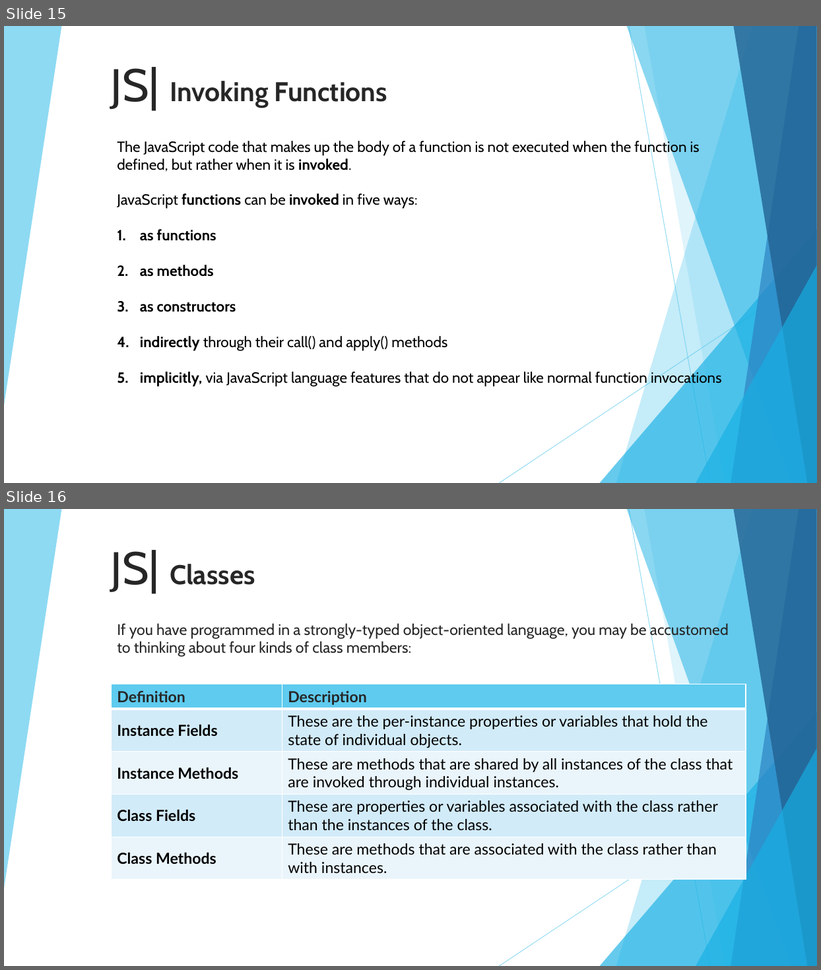
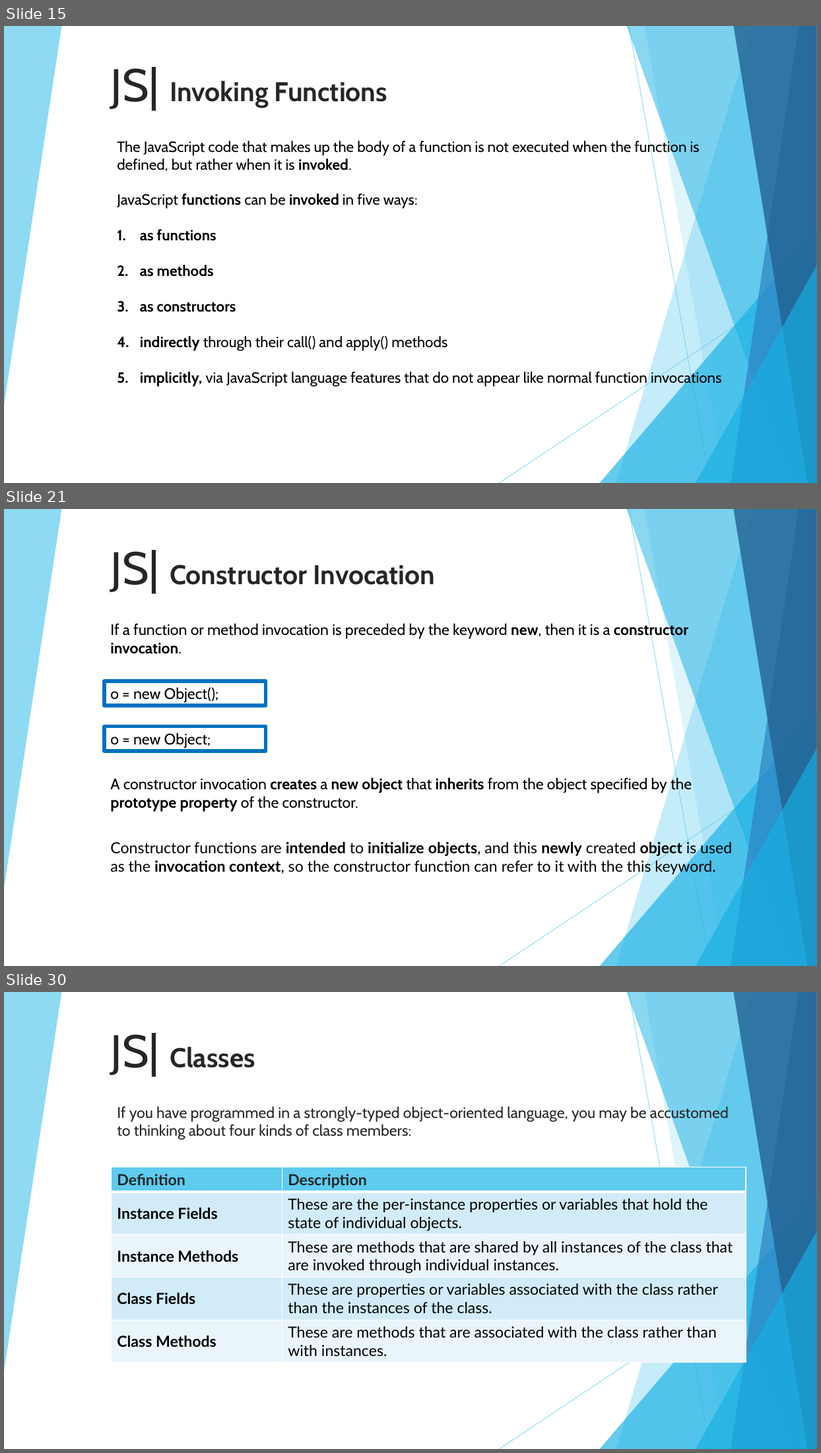
Before and after one commit to 01Primo/slides, a slide deck: 08_Javascript_Classes.pptx. Shown one above the other, each under a label of ours: slides 15 and 16 before the commit, slides 15, 21 and 30 after it; the slides between them are not shown. The pictures are 821x970 and 821x1453 pixels, drawn with LibreOffice and Linux fonts; fonts in the diff are those of the drawing. Boxes give left, top, right and bottom in pixels: in the first picture for what was removed or moved away, otherwise in the second. Text is boxed around its words. In the diff, an @@ line names an element or a change of style, - is before the commit and + after.

```diff
--- a/08_Javascript_Classes.pptx
+++ b/08_Javascript_Classes.pptx
@@ slide 21 added at [4, 509, 817, 966], background #FFFFFF; not listed: 10 template elements that a slide beside it also shows @@
@@ title added at [111, 550, 436, 594], 32 pt, text #262626, bold @@
+JS| Constructor Invocation
@@ text added at [110, 623, 688, 654], 18 pt, text #000000 @@
+If a function or method invocation is preceded by the keyword new, then it is a constructor invocation.
@@ rectangle added at [104, 681, 265, 706], outline #0070C0 4.5 pt, 18 pt, text #000000 @@
+o = new Object();
@@ rectangle added at [104, 727, 265, 751], outline #0070C0 4.5 pt, 18 pt, text #000000 @@
+o = new Object;
@@ text added at [110, 777, 692, 812], 18 pt, text #000000 @@
+A constructor invocation creates a new object that inherits from the object specified by the prototype property of the constructor.
@@ text added at [110, 840, 732, 876], 18 pt, text #000000 @@
+Constructor functions are intended to initialize objects, and this newly created object is used as the invocation context, so the constructor function can refer to it with the this keyword.
@@ what was slide 16 is now slide 30 @@
```
Also in this commit, not shown: 13 other slides added.
